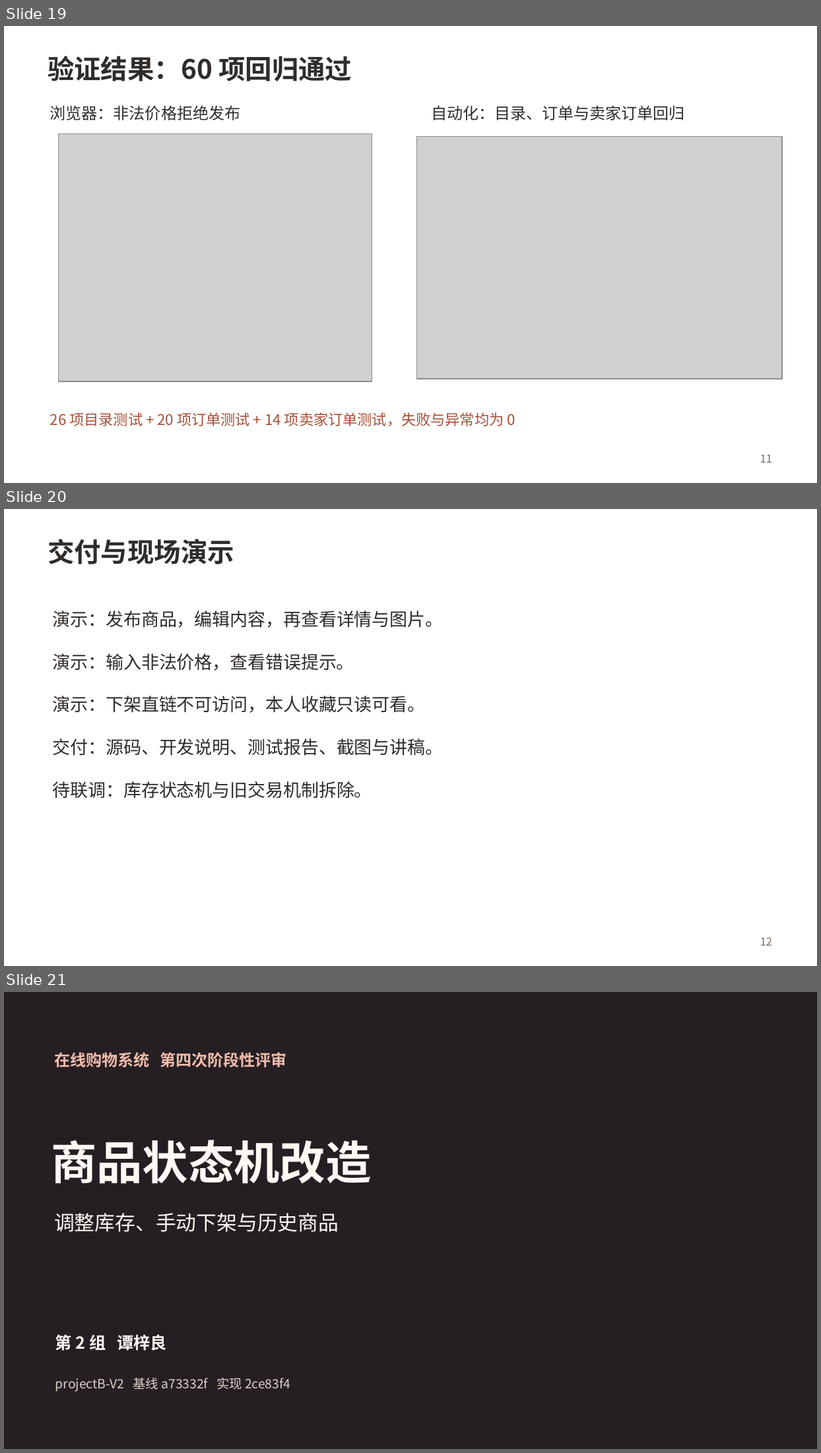
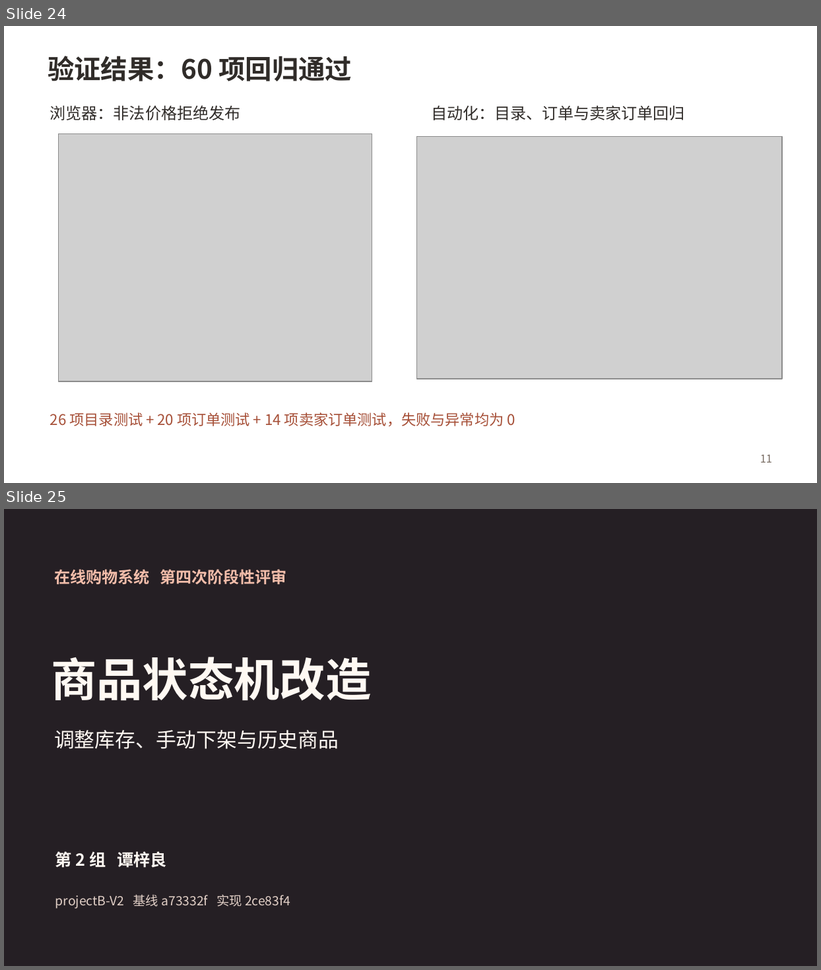
Before and after one commit to hds556/se-course-project, a slide deck: 成果物/第二组第四次阶段性评审报告.pptx. Shown one above the other, each under a label of ours: slides 19, 20 and 21 before the commit, slides 24 and 25 after it. The pictures are 821x1453 and 821x970 pixels, drawn with LibreOffice and Linux fonts; fonts in the diff are those of the drawing; grey boxes stand for pictures. Boxes give left, top, right and bottom in pixels: in the first picture for what was removed or moved away, otherwise in the second. Text is boxed around its words. In the diff, an @@ line names an element or a change of style, - is before the commit and + after.

Commit message:
成果物: 更新第二组第四次阶段性评审报告

```diff
--- a/成果物/第二组第四次阶段性评审报告.pptx
+++ b/成果物/第二组第四次阶段性评审报告.pptx
@@ slide 20 removed at bbox=[4, 509, 817, 966], background #FFFFFF @@
@@ text removed at bbox=[48, 539, 234, 564] @@
-交付与现场演示
@@ text removed at bbox=[53, 611, 444, 799] @@
-演示：发布商品，编辑内容，再查看详情与图片。
-演示：输入非法价格，查看错误提示。
-演示：下架直链不可访问，本人收藏只读可看。
-交付：源码、开发说明、测试报告、截图与讲稿。
-待联调：库存状态机与旧交易机制拆除。
@@ text removed at bbox=[760, 938, 772, 946] @@
-12
@@ what was slide 19 is now slide 24 @@
@@ what was slide 21 is now slide 25 @@
```
Also in this commit, not shown: 4 slides changed, 5 slides added.
